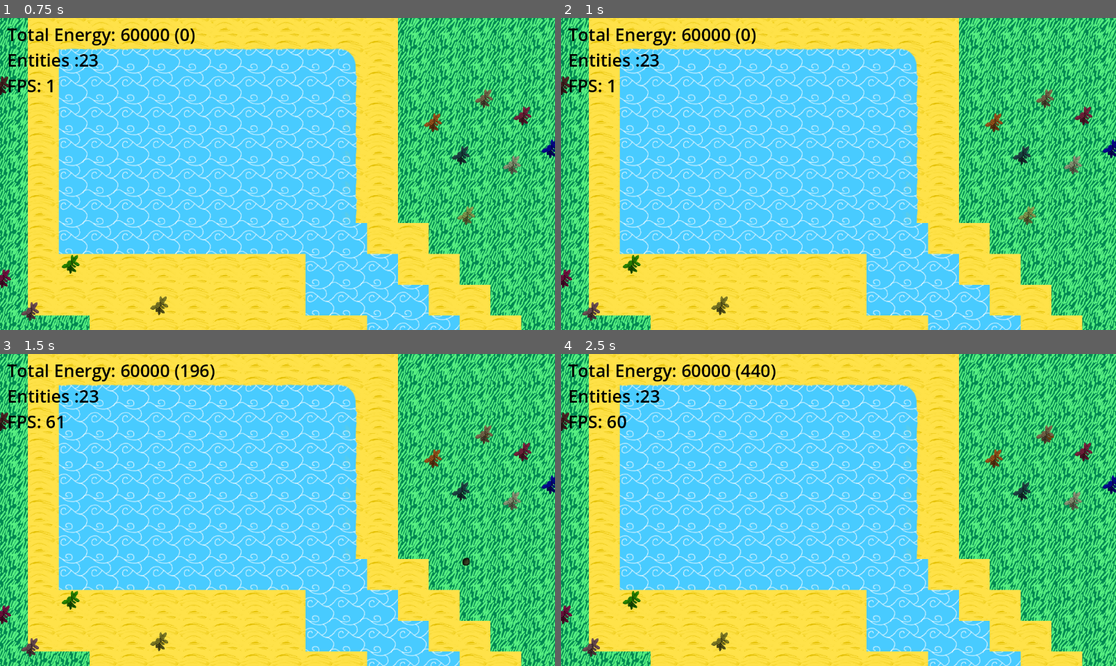
Above: before the commit, frames 1-4 (two rows, left to right).
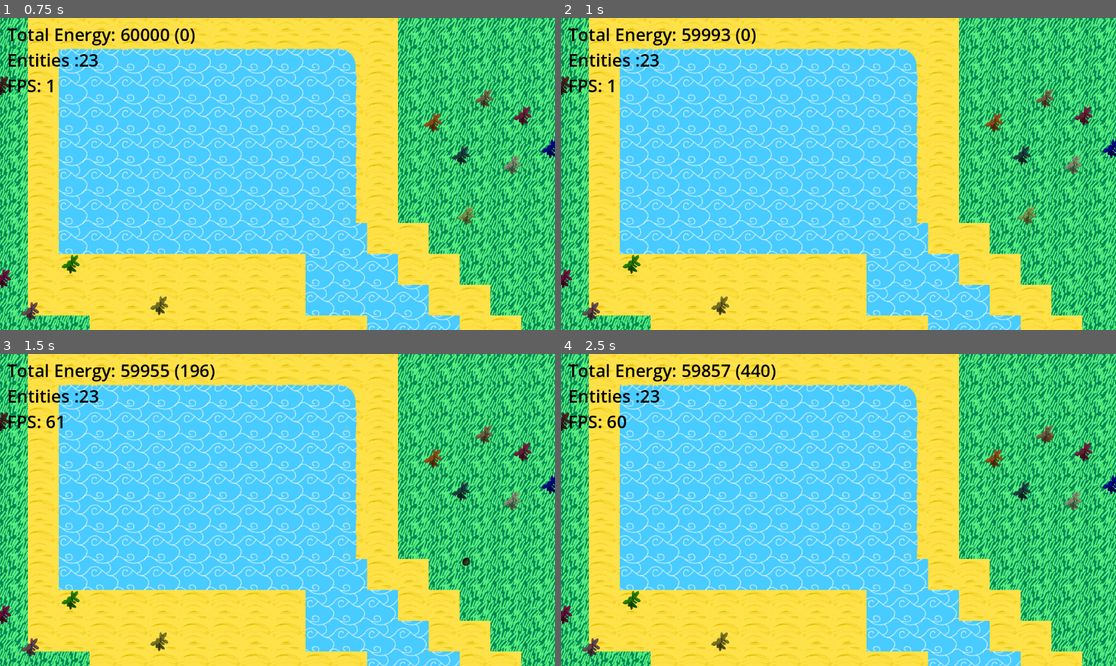
Above: after the commit, the same moments.

Repository: Llyfrs/Evolution-Simulator
Game: Godot game, scene res://main.tscn
The game is run twice, just before and just after one commit, with the same random seed, the same clock (stepped at 60 frames per second) and the same inputs.
Inputs (mouse positions are in pixels of both pictures, inside the frame that each line leads up to):
- Up to frame 1 (0.75 s): tap Enter at 0.5 s; move the mouse to (466, 214) at 0.52 s
- Up to frame 2 (1 s): no input
- Up to frame 3 (1.5 s): move the mouse to (521, 450) at 1.27 s
- Up to frame 4 (2.5 s): move the mouse to (561, 616) at 2.02 s

Frame 1 is identical in both runs. In frame 2, 0.2% of the frame differs, in the area x 21-31%, y 3-8%; in frame 3, 0.2%; in frame 4, 0.2%.

Commit message:
feat(main): Add extra blank lines to main.gd (main)
feat(seed): Add extra blank lines to seed.gd (main)

feat(plant): Add extra blank lines to plant.gd (main)

Diff:
--- a/Scenes/Plants/plant.gd
+++ b/Scenes/Plants/plant.gd
@@ -18,12 +18,13 @@
 func _ready():
 	root = $Root as Root
 
-	print("Plant")
 	root.set_rootMap(rootMap)
 
 	if dna == null:
 		dna = PlantDNA.new()
 		$PlantSmall.set_modulate(dna.color)
+
+
 
 	EnergyManager.subscribe(self)
 	pass
@@ -38,7 +39,7 @@
 ## Adds vlaue to current energy and returns all the left over energy
 ## or returns 0 if the energy didn't overflown
 func add_energy(value : float) -> float:
-	var leftover = 0
+	var leftover: int = 0
 
 	# Manages adding energy to the plant
 	# If the energy is overflown it returns the difference
@@ -49,9 +50,9 @@
 
 
 	# Manages growing roots
-	var root_grow_cost = 5 * dna.root_effectivnes
+	var root_grow_cost: float = 5 * dna.root_effectivnes
 	if energy > dna.root_grow_threshold and energy >= root_grow_cost and can_grow:
-		var result = root.grow(dna)
+		var result: int = root.grow(dna)
 		if result > 0:
 			energy -= root_grow_cost
 			EnergyManager.add_lost_energy(root_grow_cost)
@@ -65,7 +66,7 @@
 ## If there is less energy that it's called to be removed
 ## it returns by how much was the difference
 func sub_energy(value: float) -> float:
-	var leftover = 0
+	var leftover: int = 0
 	energy -= value
 	if energy < 0:
 		leftover = energy
@@ -132,7 +133,7 @@
 
 func die():
 
-	var sd = seed_sceen.instantiate() as Seed
+	var sd: Seed = seed_sceen.instantiate() as Seed
 	sd.map = map
 	sd.energy = health + energy
 	sd.global_position = global_position
@@ -150,8 +151,8 @@
 
 
 	## Handles growing / health adding
-	var grow_value = dna.plant_grow_speed * delta
-	var leftover = -sub_energy(grow_value)
+	var grow_value      = dna.plant_grow_speed * delta
+	var leftover: float = -sub_energy(grow_value)
 
 	if leftover > 0:
 		grow_value -= leftover
--- a/main.gd
+++ b/main.gd
@@ -61,6 +61,9 @@
 
 		var scene = load("res://my_scene.tscn") as PackedScene
 
+
+
+
 		var instance = scene.instantiate()
 
 		for child in instance.get_children():
--- a/seed.gd
+++ b/seed.gd
@@ -30,12 +30,14 @@
 
 func root():
 	if dna != null:
-		var plant = plant_scene.instantiate() as Plant
+		var plant: Plant = plant_scene.instantiate()
 		## Carefull we are getting freed so the plant needs to go to our parrents
 
 		plant.set_dna(dna)
 		plant.map = map
 		plant.rootMap = rootMap
+
+
 
 		plant.global_position = self.global_position
 
